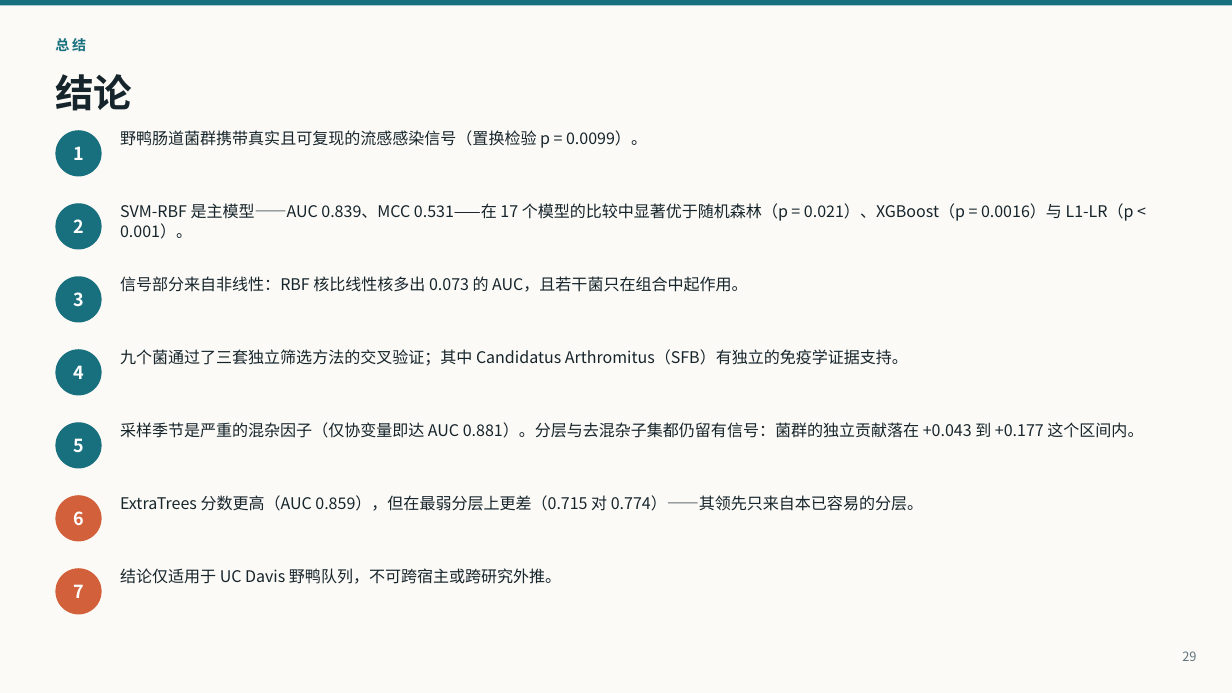
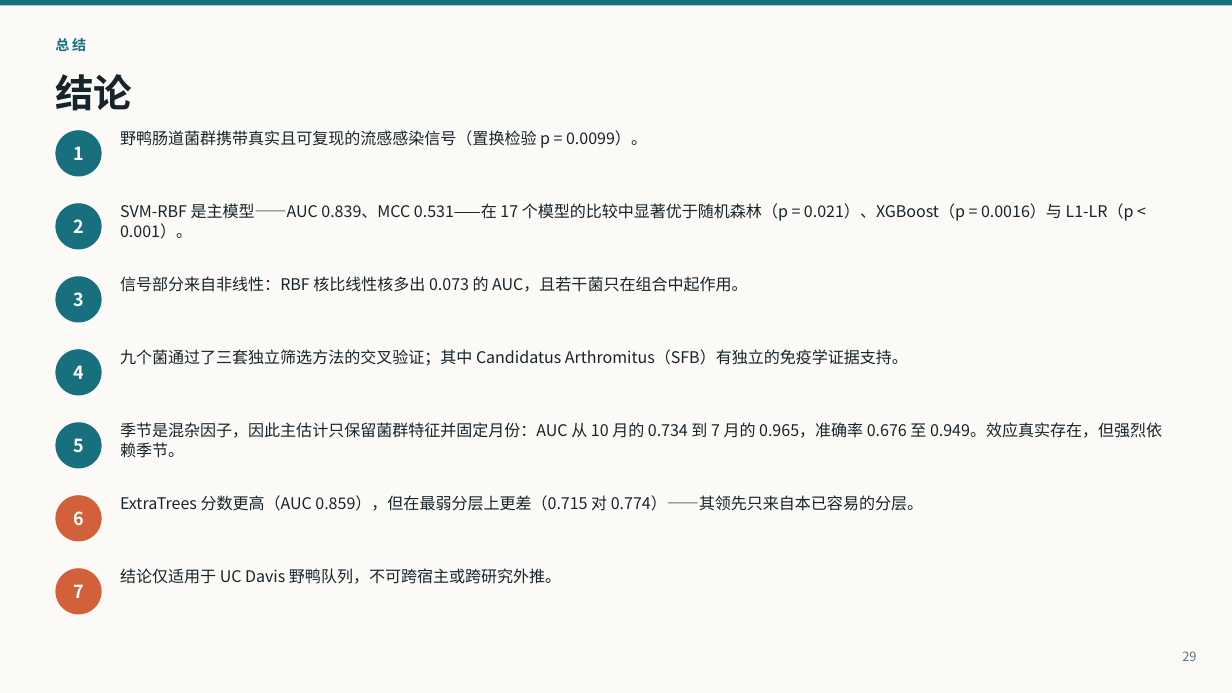
Before and after one commit to pengsihua2023/Christina-machine-learning-project, a slide deck: slide 29 of slides/Influenza_Microbiome_ML_Overview_ZH.pptx. Drawn at 1232x693 pixels with LibreOffice and Linux fonts; fonts in the diff are those of the drawing. Boxes give left, top, right and bottom in pixels: in the first picture for what was removed or moved away, otherwise in the second. Text is boxed around its words. In the diff, an @@ line names an element or a change of style, - is before the commit and + after.

```diff
--- a/slides/Influenza_Microbiome_ML_Overview_ZH.pptx
+++ b/slides/Influenza_Microbiome_ML_Overview_ZH.pptx
@@ text at (x1=120, y1=422, x2=1162, y2=458): text changed @@
-采样季节是严重的混杂因子（仅协变量即达 AUC 0.881）。分层与去混杂子集都仍留有信号：菌群的独立贡献落在 +0.043 到 +0.177 这个区间内。
+季节是混杂因子，因此主估计只保留菌群特征并固定月份：AUC 从 10 月的 0.734 到 7 月的 0.965，准确率 0.676 至 0.949。效应真实存在，但强烈依赖季节。
```
Also in this commit, not shown: 1 other slide changed, 1 slide added, 1 slide removed, 11 other files.
